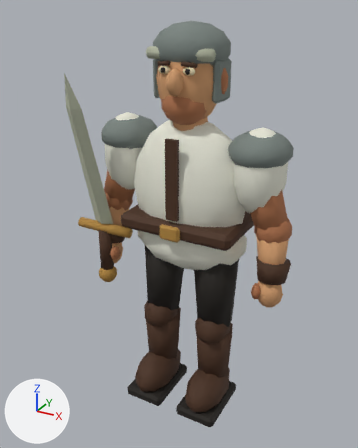
The glTF model public/assets/swordsman.glb: old version first, new version second.
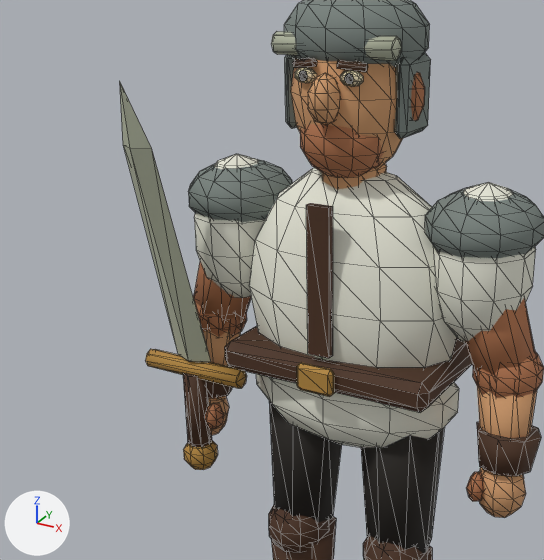
Old and new are each drawn whole from a 50 mm camera at (0.997, -1.912, 1.919) aimed at (-0.036, -0.033, 0.98) and again close up on the part from 0% to 82% of the width and 6% to 74% of the height. The axes (+X, +Y, +Z) are drawn at lower left. The lights are the same throughout. The last two pictures show the newer version. The close-ups show mesh edges as thin lines. Vertices at exactly the same position are counted once.

Objects in the first close-up: 'Swordsman painted model'.
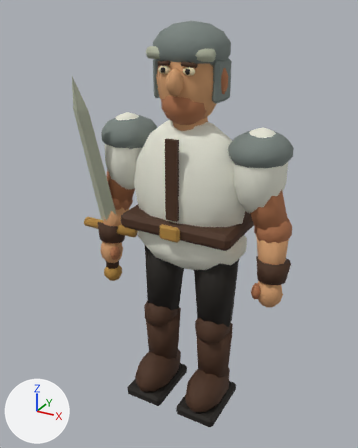
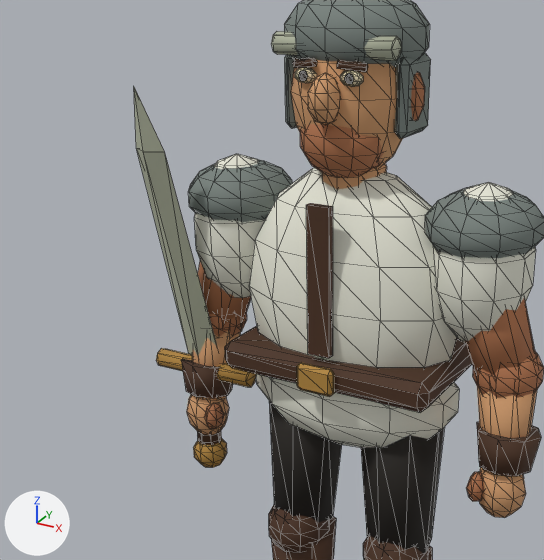
The edits, one by one:
me_sphere is used by ob_swordsman_painted_model.
me_sphere had 1809 vertices, 3414 faces and spanned x -0.58..0.51, y -0.29..0.18, z 0.0..1.87.
me_sphere now has 1809 vertices, 3414 faces and spans x -0.58..0.51, y -0.24..0.18, z 0.0..1.87.
me_sphere part 1: a new loose piece, an 8-sided cylinder along z spanning x -0.464..-0.396, y -0.079..-0.011, z 0.655..0.875, in mat_painted_palette (picture img_tabletop_palette).
me_sphere part 2: the loose piece of 9 vertices spanning x -0.49..-0.38, y -0.29..-0.06, z 0.93..1.67 is moved by (0.0, 0.04, -0.01).
Part 3, on me_sphere:
62 vertices are removed from x -0.58..0.06, y -0.14..-0.04, z 0.59..1.69.
166 faces are deleted.
12 vertices move within x -0.06..0.06, y -0.13, z 1.69.
46 vertices are added at x -0.58..0.06, y -0.14..0.0, z 0.58..1.69.
138 new faces join them, mat_painted_palette (picture img_tabletop_palette).

Changed parts and their boxes (x1, y1, x2, y2) in the close-ups (544 x 560 px; the box of a moved part takes in the faces that stretch with it):
'Swordsman painted model', reshaped
    before: (120, 0, 544, 560)
    after: (134, 0, 544, 560)
part 1 of me_sphere, added
    after: (197, 431, 222, 445)
part 2 of me_sphere, moved or reshaped
    before: (120, 83, 211, 362)
    after: (134, 88, 217, 355)
part 3 of me_sphere, moved or reshaped
    before: (145, 70, 354, 470)
    after: (156, 70, 354, 468)
